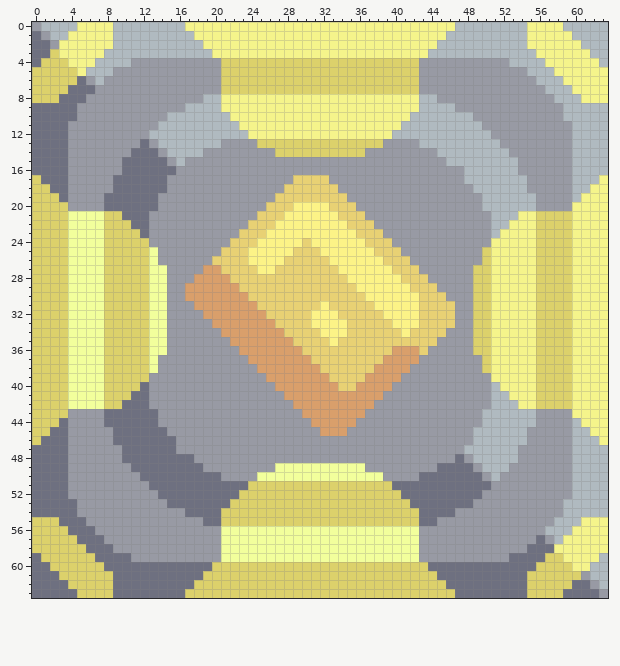
Two versions of one pixel-art sprite, sprites/blocks/effect/trading-stations/surge-trading-station.png. Above: the version before the commit.
The file is 64x64 pixels.
And afterwards:
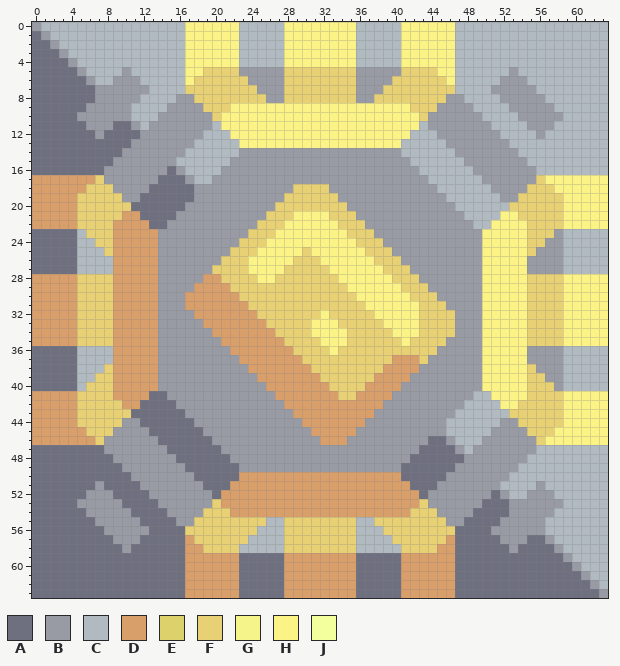
Palette (. is transparent): A #6e7080  B #989aa4  C #b0bac0  D #d99f6b  E #dcd16b  F #e8d174  G #f5f48b  H #fcf387  J #f2ff9c
Difference:
Changed rows in their new state; - is an unchanged pixel.
first column x 0:
 0 -----CCCC--------HHHHHHCCCCCHHHHHHHHCCCCCHHHHHH--------CCCC-----
 1 ----CCCCC--------HHHHHHCCCCCHHHHHHHHCCCCCHHHHHH--------CCCCC----
 2 ---CCCCCC--------HHHHHHCCCCCHHHHHHHHCCCCCHHHHHH--------CCCCCC---
 3 --ABCCCC---------HHHHHHCCCCCHHHHHHHHCCCCCHHHHHH---------CCCCCC--
 4 -AAABCC----CCCCCCHHHHHHCCCCCHHHHHHHHCCCCCHHHHHHCCCCCC----CCCCCC-
 5 AAAAAB---C-CCCCCCHHFFFFBBBBBFFFFFFFFBBBBBFFFFHHCCCCCC-C---CCCCCC
 6 AAAAA---C---CCCCCHFFFFFFBBBBFFFFFFFFBBBBFFFFFFHCCCCC---C---CCCCC
 7 AAAA---------CCCCFFFFFFFFBBBFFFFFFFFBBBFFFFFFFFCCCC-----C---CCCC
 8 AAA---A-----CCCC--FFFFFFFFBBFFFFFFFFBBFFFFFFFF--CCCC-----C---CCC
 9 -----A-----CCCC--BBFFFHHHHHHHHHHHHHHHHHHHHFFFBB--CCCC-----C-----
10 -----------CCC-BBBBBFHHHHHHHHHHHHHHHHHHHHHHFBBBBB-CCCC----------
11 ----AA---AA-C-BBBBBB-HHHHHHHHHHHHHHHHHHHHHH-BBBBBB-CCCC---CC----
12 ----AAA-AAAA-BBBBBB---HHHHHHHHHHHHHHHHHHHH---BBBBBB-CCCC-CCC----
13 ----AAAAAAA-B-BBBB---CCHHHHHHHHHHHHHHHHHHCC---BBBBBB-CCCCCCC----
14 ----AAAAAA-BBB-BB--CCCC----BBBBBBBBBB----CCCC--BBBBBB-CCCCCC----
15 ----AAAAA-BBBBB--CCCCC--------------------CCCC--BBBBBB-CCCCC----
16 ----AAAA--BBBBB--CCCC----------------------CCCCC-BBBBB--CCCC----
17 DDDDDDDF-BBBBB-AA-CC---------BBBB-----------CCCC--BBBBB-FHHHHHHH
18 DDDDDDFFFBBBB--AAA----------B----B-----------CCCC--BBBBFFFHHHHHH
19 DDDDDFFFFFBB--AAAA---------B------B-----------CCCC--BBFFFFFHHHHH
20 DDDDDFFFFFF---AAA---------B--FFFF--B-----------CCC---FFFFFFHHHHH
21 DDDDDFFFFFDD-AAA---------B--F----F--B-----------CCC-HHFFFFFHHHHH
22 DDDDDFFFFDDDDAA---------B--F------F--B-----------CCHHHHFFFFHHHHH
23 AAAAACFFFDDDDD---------B--F--------F--B-----------HHHHHFFFBCCCCC
24 AAAAACCFFDDDDD--------B--F----H-----F--B----------HHHHHFFBBCCCCC
25 AAAAACCCFDDDDD-------B--F----H-H-----F--B---------HHHHHFBBBCCCCC
26 AAAAACCCCDDDDD------B-------H---H-----F--B--------HHHHHBBBBCCCCC
27 AAAAACCCCDDDDDB----BF---H--H-----H-----F--B------BHHHHHBBBBCCCCC
28 DDDDDFFFFDDDDDB---B--F---HH-------H-----F--B-----BHHHHHFFFFHHHHH
29 DDDDDFFFFDDDDDB--B----F------------H-----F--B----BHHHHHFFFFHHHHH
30 DDDDDFFFFDDDDDB--------F------------H-----F--B---BHHHHHFFFFHHHHH
31 DDDDDFFFFDDDDDB--D------F-------F----H--------B--BHHHHHFFFFHHHHH
32 DDDDDFFFFDDDDDB---D------F-----F-F----H----------BHHHHHFFFFHHHHH
33 DDDDDFFFFDDDDDB----D------F-------F----H---------BHHHHHFFFFHHHHH
34 DDDDDFFFFDDDDDB-----D------F---H--------H-H---F--BHHHHHFFFFHHHHH
35 DDDDDFFFFDDDDDB------D------F---H-H------H---F---BHHHHHFFFFHHHHH
36 AAAAACCCCDDDDDB-------D------F---H------FFF-F----BHHHHHBBBBCCCCC
37 AAAAACCCCDDDDD---------D------F--------F---F------HHHHHBBBBCCCCC
38 AAAAACCCFDDDDD----------D------F------F---D-------HHHHHFBBBCCCCC
39 AAAAACCFFDDDDD-----------D------F----F---D--------HHHHHFFBBCCCCC
40 AAAAACFFFDDDDD------------D------F--F---D---------HHHHHFFFBCCCCC
41 DDDDDFFFFDDDDAA------------D------FF---D---------CCHHHHFFFFHHHHH
42 DDDDDFFFFFDD-AAA------------D---------D---------CCC-HHFFFFFHHHHH
43 DDDDDFFFFFF---AAA------------D-------D---------CCC---FFFFFFHHHHH
44 DDDDDFFFFFBB--AAAA------------D-----D---------CCCC--BBFFFFFHHHHH
45 DDDDDDFFFBBBB--AAAA------------D---D----------CCC--BBBBFFFHHHHHH
46 DDDDDDDF-BBBBB--AAAA------------DDD---------AA-CC-BBBBB-FHHHHHHH
47 ----AAAA--BBBBB-AAAAA----------------------AAAA--BBBBB--CCCC----
48 ----AAAAA-BBBBBB--AAAA--------------------AAAAA--BBBBB-CCCCC----
49 ----AAAAAA-BBBBBB--AAAA----BBBBBBBBBB----AAAA--BB-BBB-CCCCCC----
50 ----AAAAAAA-BBBBBB---AADDDDDDDDDDDDDDDDDDAA---BBBB-B-CCCCCCC----
51 ----AAA-AAAA-BBBBBB---DDDDDDDDDDDDDDDDDDDD---BBBBBB-CCCC-CCC----
52 ----AA---AAAA-BBBBBB-DDDDDDDDDDDDDDDDDDDDDD-BBBBBB-A-CC---CC----
53 ----------AAAA-BBBBBFDDDDDDDDDDDDDDDDDDDDDDFBBBBB-AAA-----------
54 -----A-----AAAA--BBFFFDDDDDDDDDDDDDDDDDDDDFFFBB--AAAA-----C-----
55 AAA---A-----AAAA--FFFFFFFFCCFFFFFFFFCCFFFFFFFF--AAAA-----C---CCC
56 AAAA---A-----AAAAFFFFFFFFCCCFFFFFFFFCCCFFFFFFFFAAAA---------CCCC
57 AAAAA---A---AAAAADFFFFFFCCCCFFFFFFFFCCCCFFFFFFDAAAAA---A---CCCCC
58 AAAAAA---A-AAAAAADDFFFFCCCCCFFFFFFFFCCCCCFFFFDDAAAAAA-A---BCCCCC
59 -AAAAAA----AAAAAADDDDDDAAAAADDDDDDDDAAAAADDDDDDAAAAAA----AABCCC-
60 --AAAAAA---------DDDDDDAAAAADDDDDDDDAAAAADDDDDD---------AAAABC--
61 ---AAAAAA--------DDDDDDAAAAADDDDDDDDAAAAADDDDDD--------AAAAAA---
62 ----AAAAA--------DDDDDDAAAAADDDDDDDDAAAAADDDDDD--------AAAAA----
63 -----AAAA--------DDDDDDAAAAADDDDDDDDAAAAADDDDDD--------AAAA-----
Boxes around the changes in both pictures, in picture pixels (x1, y1, x2, y2):
changed: (32, 22, 608, 598)
